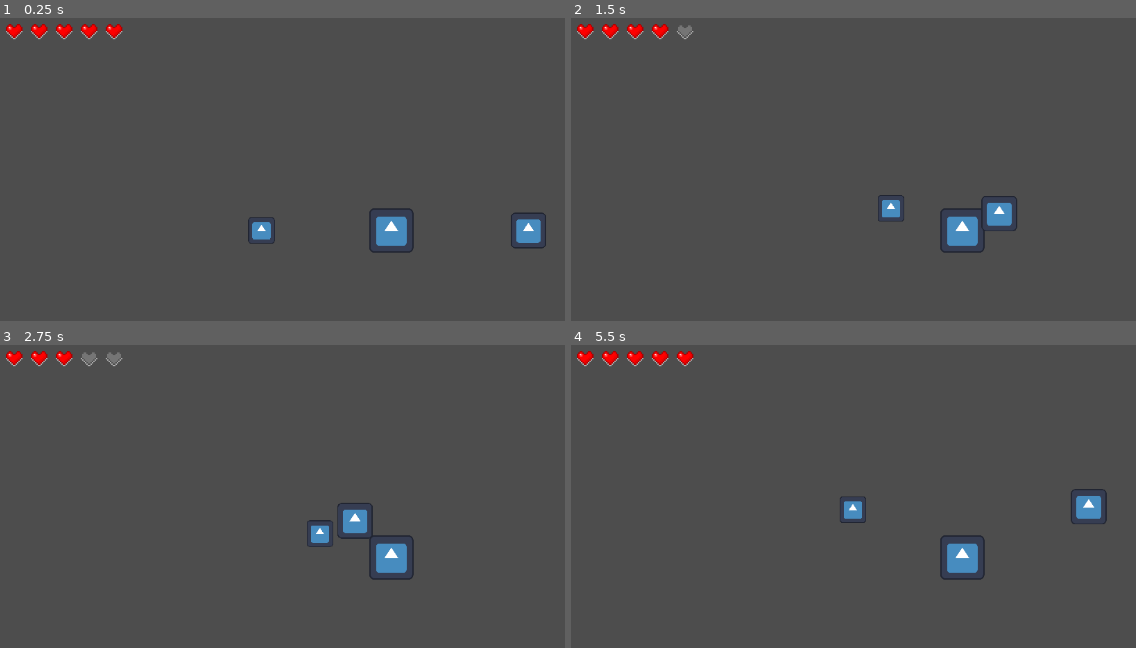
Above: before the commit, frames 1-4 (two rows, left to right).
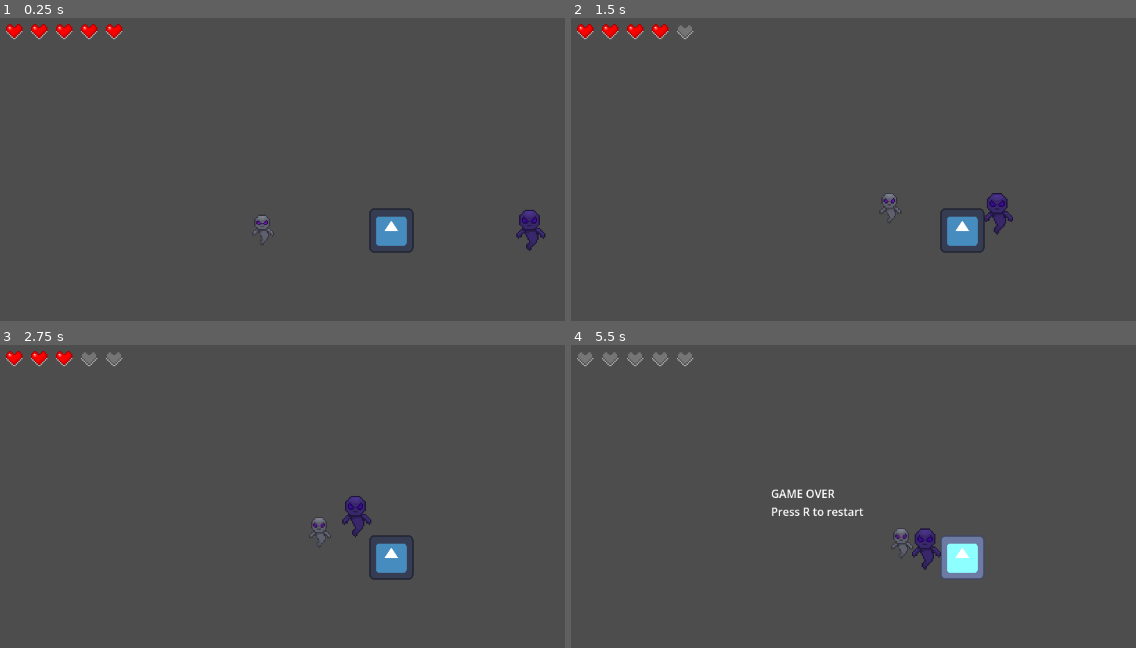
Above: after the commit, the same moments.

Repository: yenpish/chazo-fatebound
Game: Godot game, scene res://scenes/levels/test_room.tscn
Two runs of this game, one before a commit and one after it. Both use one fixed random seed, a clock stepped at 60 frames per second and the inputs below. The engine's default icon, where the game draws it, is replaced by a stand-in: a white triangle on a blue panel in a dark square.
Inputs:
- Up to frame 1 (0.25 s): no input
- Up to frame 2 (1.5 s): hold D (move_right) 0.53-1.28 s; tap Space (attack) at 0.6, 1.35 s; hold S (move_down) from 1.28 s (still down)
- Up to frame 3 (2.75 s): release S (move_down) at 2.03 s; hold D (move_right) from 2.03 s (still down); tap Space (attack) at 2.1 s
- Up to frame 4 (5.5 s): release D (move_right) at 2.78 s; hold W (move_up) 2.78-3.53 s; tap Space (attack) every 0.75 s from 2.85 to 5.1 s; hold A (move_left) 3.53-5.03 s; tap Enter at 4.25 s; tap R (restart) at 5 s; hold S (move_down) from 5.03 s (still down)

The runs differ from the first frame. In frame 1, 0.9% of the frame differs, in the area x 43-97%, y 63-77%; in frame 2, 0.8%; in frame 3, 0.9%; in frame 4, 3.2%, in the area x 1-95%, y 1-78%.

Commit message:
Add heart UI and Veilborn placeholder sprites

Diff:
--- a/scenes/enemies/veilborn_crawler.tscn
+++ b/scenes/enemies/veilborn_crawler.tscn
@@ -1,26 +1,28 @@
 [gd_scene format=3 uid="uid://85pfexe2tiic"]
 
 [ext_resource type="Script" uid="uid://ctmksvt6ye0bh" path="res://scripts/enemies/veilborn_crawler.gd" id="1_gugge"]
-[ext_resource type="Texture2D" uid="uid://cy007subigwsk" path="res://icon.svg" id="2_lpc8a"]
+[ext_resource type="Texture2D" uid="uid://d2jrrcv74nlct" path="res://assets/sprites/veilborn_1.png" id="2_gugge"]
 
 [sub_resource type="RectangleShape2D" id="RectangleShape2D_jym6g"]
-size = Vector2(32, 32)
+size = Vector2(29, 40)
 
 [sub_resource type="RectangleShape2D" id="RectangleShape2D_gxfu4"]
-size = Vector2(38, 38)
+size = Vector2(30, 41)
 
 [node name="VeilbornCrawler" type="CharacterBody2D" unique_id=633401214]
 motion_mode = 1
 script = ExtResource("1_gugge")
 
 [node name="PlaceholderSprite" type="Sprite2D" parent="." unique_id=1672744325]
-scale = Vector2(0.3, 0.3)
-texture = ExtResource("2_lpc8a")
+scale = Vector2(1.5, 1.5)
+texture = ExtResource("2_gugge")
 
 [node name="CollisionShape2D" type="CollisionShape2D" parent="." unique_id=971798519]
+position = Vector2(2.5000007, -1.0000007)
 shape = SubResource("RectangleShape2D_jym6g")
 
 [node name="DamageArea" type="Area2D" parent="." unique_id=534820578]
 
 [node name="DamageCollision" type="CollisionShape2D" parent="DamageArea" unique_id=523911126]
+position = Vector2(2.4999998, -0.99999964)
 shape = SubResource("RectangleShape2D_gxfu4")
--- a/scenes/enemies/veilborn_grunt.tscn
+++ b/scenes/enemies/veilborn_grunt.tscn
@@ -1,26 +1,29 @@
 [gd_scene format=3 uid="uid://dqrkrjyouy0vl"]
 
-[ext_resource type="Texture2D" uid="uid://cy007subigwsk" path="res://icon.svg" id="1_81eqv"]
 [ext_resource type="Script" uid="uid://b0loigx6elog4" path="res://scripts/enemies/veilborn_grunt.gd" id="1_jym6g"]
+[ext_resource type="Texture2D" uid="uid://d2jrrcv74nlct" path="res://assets/sprites/veilborn_1.png" id="2_jym6g"]
 
 [sub_resource type="RectangleShape2D" id="RectangleShape2D_jym6g"]
-size = Vector2(42, 42)
+size = Vector2(40, 55)
 
 [sub_resource type="RectangleShape2D" id="RectangleShape2D_gxfu4"]
-size = Vector2(51, 51)
+size = Vector2(41, 56)
 
 [node name="VeilbornGrunt" type="CharacterBody2D" unique_id=633401214]
 motion_mode = 1
 script = ExtResource("1_jym6g")
 
 [node name="PlaceholderSprite" type="Sprite2D" parent="." unique_id=1672744325]
-scale = Vector2(0.4, 0.4)
-texture = ExtResource("1_81eqv")
+modulate = Color(0.6098361, 0.4085084, 0.97721785, 1)
+scale = Vector2(2, 2)
+texture = ExtResource("2_jym6g")
 
 [node name="CollisionShape2D" type="CollisionShape2D" parent="." unique_id=971798519]
+position = Vector2(3, -0.5)
 shape = SubResource("RectangleShape2D_jym6g")
 
 [node name="DamageArea" type="Area2D" parent="." unique_id=534820578]
 
 [node name="DamageCollision" type="CollisionShape2D" parent="DamageArea" unique_id=523911126]
+position = Vector2(3, -0.5)
 shape = SubResource("RectangleShape2D_gxfu4")
--- a/scripts/enemies/veilborn_crawler.gd
+++ b/scripts/enemies/veilborn_crawler.gd
@@ -14,10 +14,12 @@
 var can_damage_player: bool = true
 var player: Node2D = null
 var is_dead: bool = false
+var original_sprite_modulate: Color
 
 func _ready() -> void:
 	motion_mode = CharacterBody2D.MOTION_MODE_FLOATING
 	current_hp = max_hp
+	original_sprite_modulate = placeholder_sprite.modulate
 	find_player()
 	print(name, " ready with HP: ", current_hp)
 
@@ -95,13 +97,14 @@
 	if placeholder_sprite == null:
 		return
 
-	placeholder_sprite.modulate = Color(2.0, 2.0, 2.0)
+	placeholder_sprite.modulate = Color(2.0, 2.0, 2.0, 1.0)
 	await get_tree().create_timer(0.08).timeout
 
 	if is_dead:
 		return
 
-	placeholder_sprite.modulate = Color(1, 1, 1)
+	if is_instance_valid(placeholder_sprite):
+		placeholder_sprite.modulate = original_sprite_modulate
 
 func die() -> void:
 	is_dead = true
--- a/scripts/enemies/veilborn_grunt.gd
+++ b/scripts/enemies/veilborn_grunt.gd
@@ -14,10 +14,12 @@
 var can_damage_player: bool = true
 var player: Node2D = null
 var is_dead: bool = false
+var original_sprite_modulate: Color
 
 func _ready() -> void:
 	motion_mode = CharacterBody2D.MOTION_MODE_FLOATING
 	current_hp = max_hp
+	original_sprite_modulate = placeholder_sprite.modulate
 	find_player()
 	print(name, " ready with HP: ", current_hp)
 
@@ -95,13 +97,14 @@
 	if placeholder_sprite == null:
 		return
 
-	placeholder_sprite.modulate = Color(2.0, 2.0, 2.0)
+	placeholder_sprite.modulate = Color(2.0, 2.0, 2.0, 1.0)
 	await get_tree().create_timer(0.08).timeout
 
 	if is_dead:
 		return
 
-	placeholder_sprite.modulate = Color(1, 1, 1)
+	if is_instance_valid(placeholder_sprite):
+		placeholder_sprite.modulate = original_sprite_modulate
 
 func die() -> void:
 	is_dead = true
--- a/scripts/ui/hud.gd
+++ b/scripts/ui/hud.gd
@@ -8,7 +8,8 @@
 const HEART_FULL_TEXTURE: Texture2D = preload("res://assets/sprites/hp-bar-full-chazo.png")
 const HEART_EMPTY_TEXTURE: Texture2D = preload("res://assets/sprites/hp-bar-empty-chazo.png")
 
-var message_timer_id: int = 0
+var message_queue: Array[String] = []
+var is_showing_message: bool = false
 
 func _ready() -> void:
 	setup_message_label()
@@ -21,7 +22,6 @@
 	message_label.autowrap_mode = TextServer.AUTOWRAP_WORD_SMART
 	message_label.clip_text = true
 	message_label.visible = false
-
 
 func update_hp(current_hp: int, max_hp: int) -> void:
 	# Backup text version, hidden for now.
@@ -57,13 +57,22 @@
 func show_message(message: String) -> void:
 	print(message)
 
-	message_timer_id += 1
-	var current_timer_id := message_timer_id
+	message_queue.append(message)
 
-	message_label.text = message
-	message_label.visible = true
+	if not is_showing_message:
+		process_message_queue()
 
-	await get_tree().create_timer(3.0).timeout
 
-	if current_timer_id == message_timer_id:
-		message_label.visible = false
+func process_message_queue() -> void:
+	is_showing_message = true
+
+	while message_queue.size() > 0:
+		var next_message: String = message_queue.pop_front() as String
+
+		message_label.text = next_message
+		message_label.visible = true
+
+		await get_tree().create_timer(3.0).timeout
+
+	message_label.visible = false
+	is_showing_message = false
